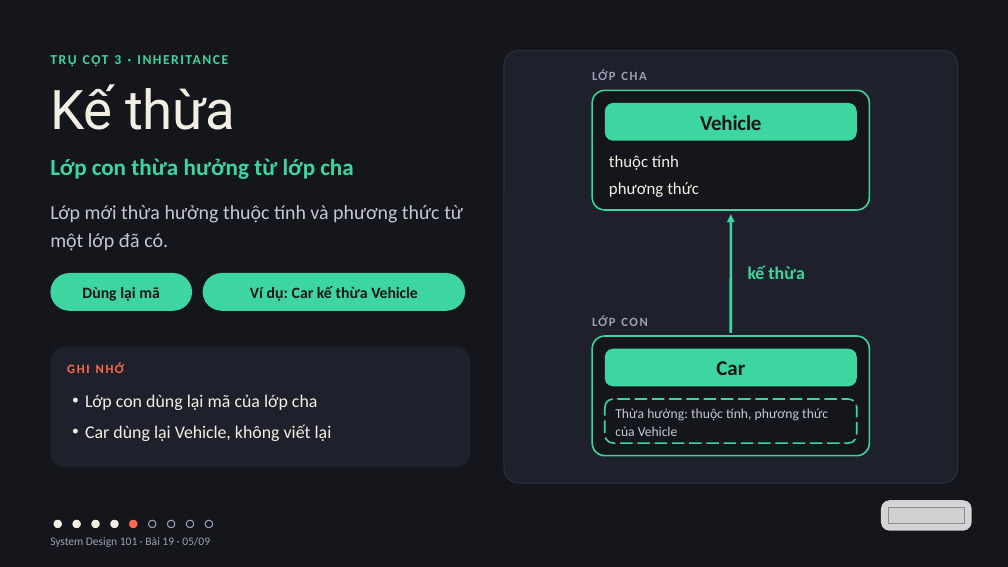
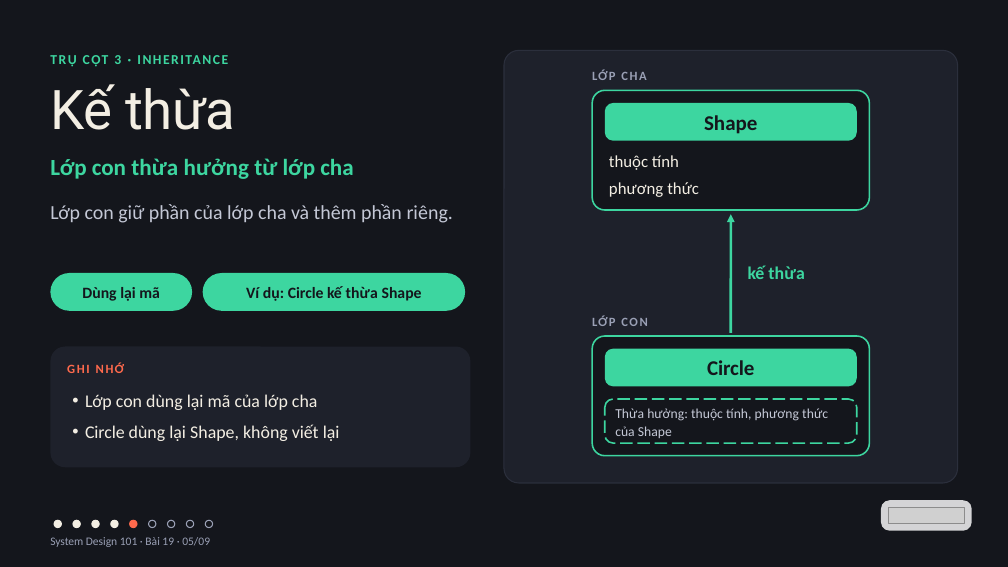
Before and after one commit to vohoailinh90/tool-marketing-studio, a slide deck: slide 5 of system-design-101/vi/lessons/sd-10-019/slides/sd-10-019.pptx. Drawn at 1008x567 pixels with LibreOffice and Linux fonts; fonts in the diff are those of the drawing; grey boxes stand for pictures. Boxes give left, top, right and bottom in pixels: in the first picture for what was removed or moved away, otherwise in the second. Text is boxed around its words. In the diff, an @@ line names an element or a change of style, - is before the commit and + after.

```diff
--- a/system-design-101/vi/lessons/sd-10-019/slides/sd-10-019.pptx
+++ b/system-design-101/vi/lessons/sd-10-019/slides/sd-10-019.pptx
@@ text in rounded rectangle at (704, 115, 757, 134): text changed @@
-Vehicle
+Shape
@@ text at (50, 204, 453, 223): text changed @@
-Lớp mới thừa hưởng thuộc tính và phương thức từ một lớp đã có.
+Lớp con giữ phần của lớp cha và thêm phần riêng.
@@ text in rounded rectangle at (246, 286, 422, 301): text changed @@
-Ví dụ: Car kế thừa Vehicle
+Ví dụ: Circle kế thừa Shape
@@ text in rounded rectangle at (707, 360, 754, 375): text changed @@
-Car
+Circle
@@ text at (615, 408, 828, 438): text changed @@
-Thừa hưởng: thuộc tính, phương thức của Vehicle
+Thừa hưởng: thuộc tính, phương thức của Shape
@@ text at (85, 424, 340, 441): text changed @@
-• Car dùng lại Vehicle, không viết lại
+• Circle dùng lại Shape, không viết lại
```
Also in this commit, not shown: 8 other slides changed, 4 other files.
